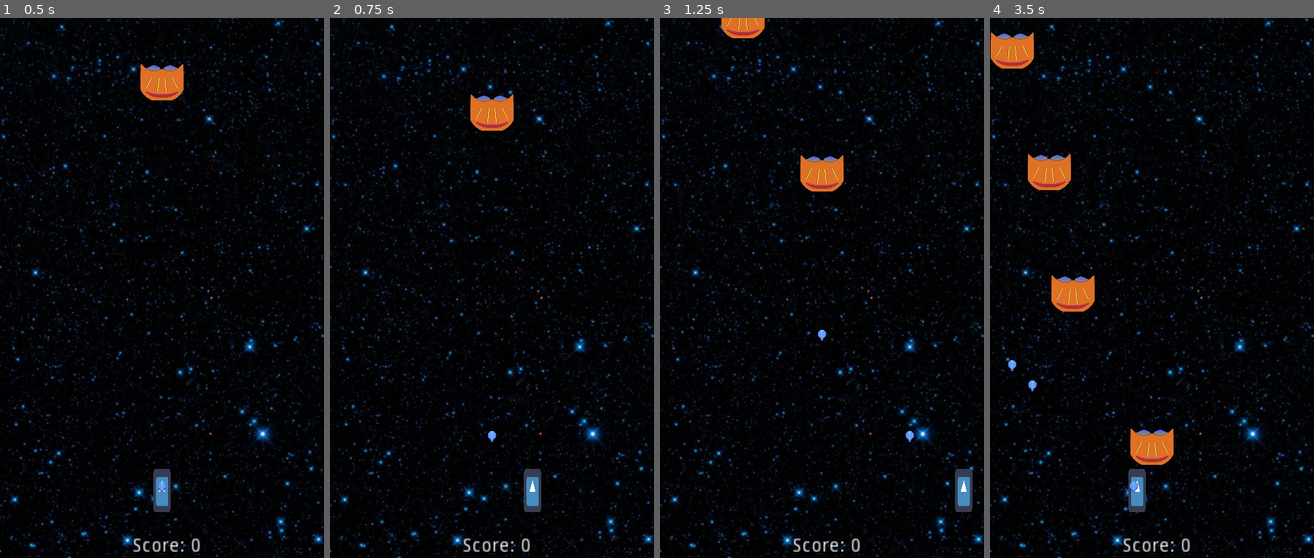
Above: before the commit, frames 1-4 (left to right).
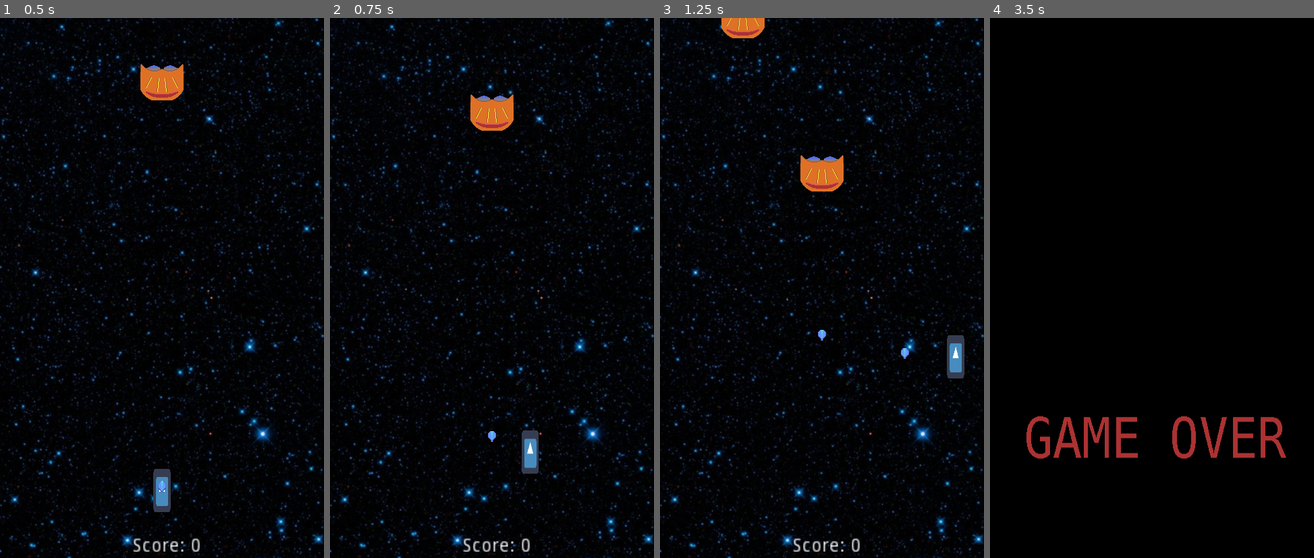
Above: after the commit, the same moments.

Repository: brendantfitzgerald/Project_01
Game: Godot game, scene res://Main.tscn
The game is run twice, just before and just after one commit, with the same random seed, the same clock (stepped at 60 frames per second) and the same inputs. The engine's default icon, where the game draws it, is replaced by a stand-in: a white triangle on a blue panel in a dark square.
Inputs (mouse positions are in pixels of both pictures, inside the frame that each line leads up to):
- Up to frame 1 (0.5 s): no input
- Up to frame 2 (0.75 s): tap Enter (restart_game) at 0.5 s; move the mouse to (563, 261) at 0.52 s; hold Right (ui_right) from 0.53 s (still down); hold Up (ui_up) from 0.53 s (still down)
- Up to frame 3 (1.25 s): keep holding Right (ui_right); keep holding Up (ui_up)
- Up to frame 4 (3.5 s): move the mouse to (1087, 315) at 1.27 s; release Up (ui_up) at 1.28 s; click (1087, 315) at 1.35 s; tap Up (ui_up) at 1.52, 1.55, 1.82, 3.02, 3.05, 3.32 s; move the mouse to (1184, 169) at 2.02 s; release Right (ui_right) at 2.03 s; hold Left (ui_left) 2.03-2.78 s; hold Up (ui_up) 2.03-2.78 s; move the mouse to (1135, 396) at 2.77 s; hold Right (ui_right) from 2.78 s (still down); click (1135, 396) at 2.85 s

Frame 1 is identical in both runs. In frame 2, 0.8% of the frame differs, in the area x 59-66%, y 76-92%; in frame 3, 0.9%; in frame 4, 12%, in the area x 0-100%, y 0-100%.

Commit message:
Normalized Player movement speed using https://docs.godotengine.org/en/3.1/getting_started/step_by_step/your_first_game.html#moving-the-player

Diff:
--- a/Project_01/Main.tscn
+++ b/Project_01/Main.tscn
@@ -28,6 +28,7 @@
 __meta__ = {
 "_edit_group_": true
 }
+speed = 400
 
 [node name="Sprite" type="Sprite" parent="Player"]
 scale = Vector2( 0.01, 0.01 )
--- a/Project_01/Player.gd
+++ b/Project_01/Player.gd
@@ -2,10 +2,8 @@
 
 
 # Declare member variables here. Examples:
-# var a = 2
-# var b = "text"
 var width = 0
-
+export var speed = 100
 # Called when the node enters the scene tree for the first time.
 func _ready():
 	width = ($Sprite.texture.get_width() * $Sprite.scale.x * scale.x) / 2
@@ -14,11 +12,25 @@
 
 # Called every frame. 'delta' is the elapsed time since the previous frame.
 func _process(delta):
-	# Movement
+#	# Movement
+#	if Input.is_action_pressed("ui_right"):
+#		position.x += 5
+#	if Input.is_action_pressed("ui_left"):
+#		position.x -= 5
+	var velocity = Vector2()  # The player's movement vector.
 	if Input.is_action_pressed("ui_right"):
-		position.x += 5
+		velocity.x += 1
 	if Input.is_action_pressed("ui_left"):
-		position.x -= 5
+		velocity.x -= 1
+	if Input.is_action_pressed("ui_down"):
+		velocity.y += 1
+	if Input.is_action_pressed("ui_up"):
+		velocity.y -= 1
+	if velocity.length() > 0:
+		velocity = velocity.normalized() * speed
+	else:
+		null
+	position += velocity * delta
 	# Boundaries
 	if position.x <= width:
 		position.x = 479 - width
@@ -27,7 +39,6 @@
 	# Weapon
 	if Input.is_action_just_pressed("fire_projectile"):
 		go.spawn_instance("Projectile", position.x, position.y)
-	pass
 
 
 func _on_AutoShotTimer_timeout():
